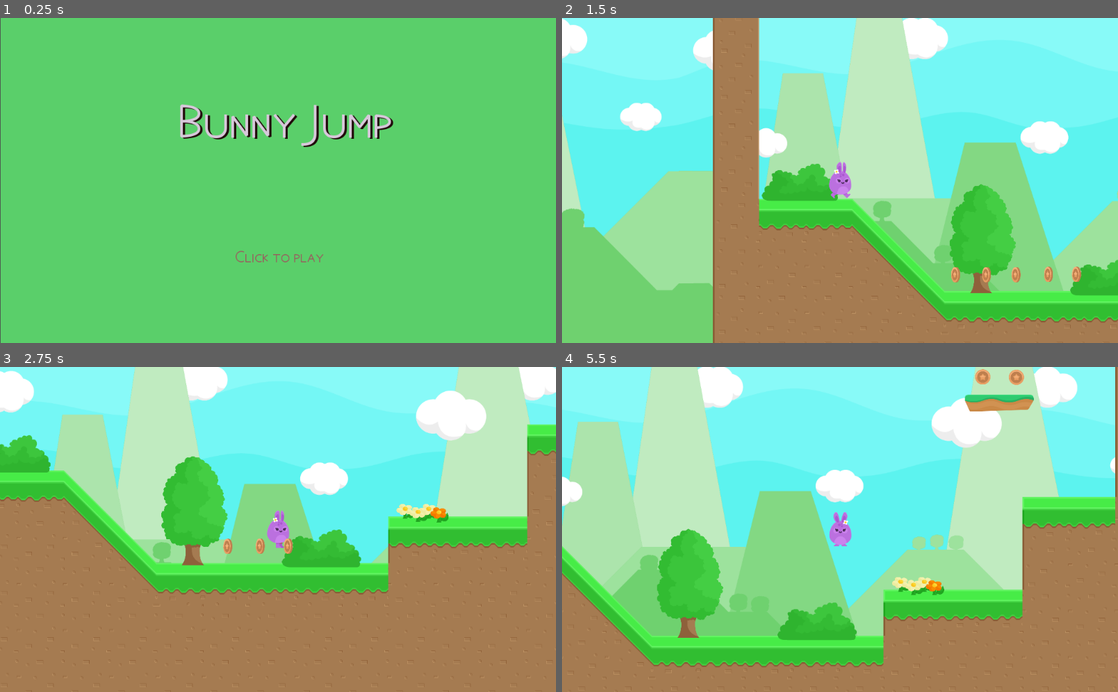
Above: before the commit, frames 1-4 (two rows, left to right).
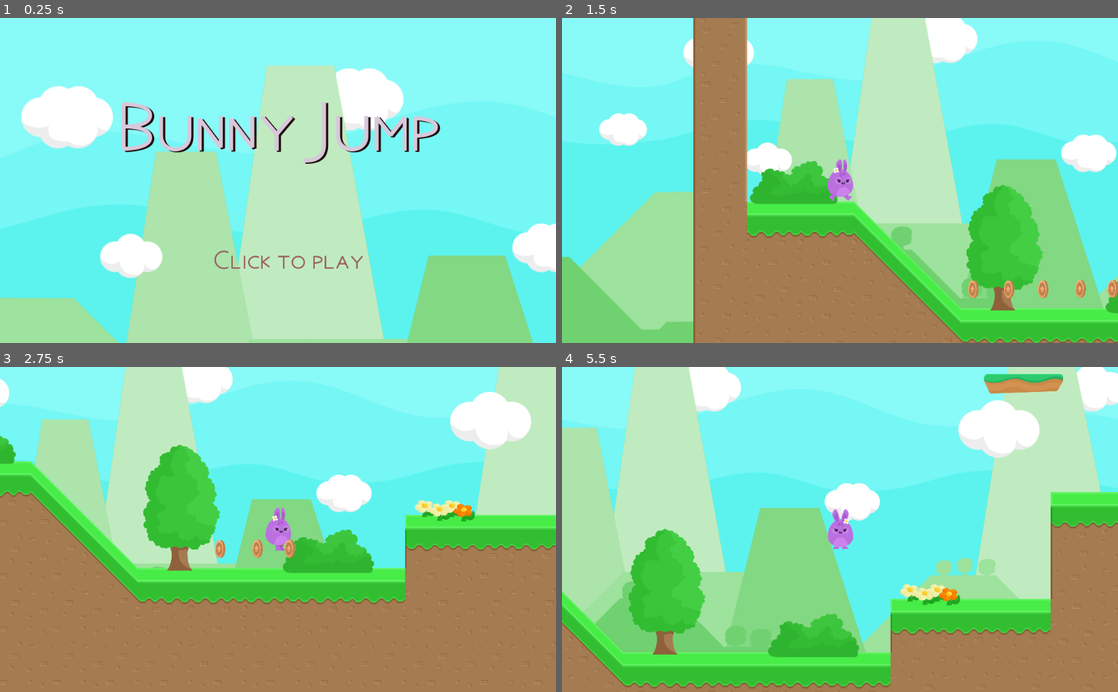
Above: after the commit, the same moments.

Repository: earnznts/Bunny-Jump-midterm
Game: Godot game, scene res://Scenes/ButtonPlay.tscn
The game is run twice, just before and just after one commit, with the same random seed, the same clock (stepped at 60 frames per second) and the same inputs.
Inputs:
- Up to frame 1 (0.25 s): no input
- Up to frame 2 (1.5 s): click "Click to play" at 0.5 s; hold D (right) from 1.28 s (still down)
- Up to frame 3 (2.75 s): keep holding D (right); tap W (jump) at 1.52, 2.27 s
- Up to frame 4 (5.5 s): release D (right) at 2.78 s; hold A (left) 2.78-3.53 s; hold D (right) 3.53-5.03 s; tap W (jump) at 3.77, 4.52, 5.27 s; hold A (left) from 5.03 s (still down)

The runs differ from the first frame. In frame 1, 100% of the frame differs, in the area x 0-100%, y 0-100%; in frame 2, 35%; in frame 3, 24%; in frame 4, 36%.

Commit message:
Update MidtermV1.0

Diff:
--- a/Player/Player.gd
+++ b/Player/Player.gd
@@ -8,7 +8,7 @@
 var jump_count = 0 #ค่าจำนวนครั่งการกระโดดเริ่มต้น
 
 func is_dead():
-	if motion.y > 4000:
+	if motion.y > 3800:
 		return true
 	return false
 
--- a/Player/Player.tscn
+++ b/Player/Player.tscn
@@ -40,17 +40,17 @@
 
 [node name="AnimatedSprite" type="AnimatedSprite" parent="."]
 position = Vector2( 2, -2 )
-frames = SubResource( 2 )
+frames = SubResource( 1 )
 animation = "idle"
 frame = 1
 
 [node name="CollisionShape2D" type="CollisionShape2D" parent="."]
 position = Vector2( 0.706024, 1.40254 )
-shape = SubResource( 1 )
+shape = SubResource( 2 )
 
 [node name="Camera2D" type="Camera2D" parent="."]
 current = true
-zoom = Vector2( 1.5, 1.5 )
+zoom = Vector2( 1.3, 1.3 )
 
 [node name="ParallaxBackground" parent="Camera2D" instance=ExtResource( 7 )]
 scroll_base_scale = Vector2( 0.7, 0.1 )
--- a/Scenes/Button.gd
+++ b/Scenes/Button.gd
@@ -11,3 +11,7 @@
 
 func _on_ButtonEnd_pressed():
 	get_tree().change_scene("res://Scenes/ButtonPlay.tscn")
+
+
+func _on_ButtonAgain_pressed():
+	get_tree().change_scene("res://Level/LV1.tscn")
--- a/Scenes/ButtonPlay.tscn
+++ b/Scenes/ButtonPlay.tscn
@@ -1,44 +1,55 @@
-[gd_scene load_steps=5 format=2]
+[gd_scene load_steps=6 format=2]
 
-[ext_resource path="res://Fonts/aegyptus-gardiner/Gardiner.ttf" type="DynamicFontData" id=1]
-[ext_resource path="res://Scenes/Button.gd" type="Script" id=2]
+[ext_resource path="res://Scenes/ParallaxBackground.tscn" type="PackedScene" id=1]
+[ext_resource path="res://Fonts/aegyptus-gardiner/Gardiner.ttf" type="DynamicFontData" id=2]
+[ext_resource path="res://Scenes/Button.gd" type="Script" id=3]
 
 [sub_resource type="DynamicFont" id=1]
-size = 30
-font_data = ExtResource( 1 )
+size = 50
+font_data = ExtResource( 2 )
 
 [sub_resource type="DynamicFont" id=2]
-size = 90
-font_data = ExtResource( 1 )
+size = 135
+font_data = ExtResource( 2 )
 
 [node name="Node2D" type="Node2D"]
 
-[node name="ColorRect" type="ColorRect" parent="."]
+[node name="ParallaxBackground" parent="." instance=ExtResource( 1 )]
+
+[node name="ColorRect" type="ColorRect" parent="ParallaxBackground"]
+visible = false
 margin_left = 1.0
 margin_top = -2.0
 margin_right = 1025.0
 margin_bottom = 600.0
+grow_horizontal = 0
+grow_vertical = 0
 color = Color( 0.356863, 0.815686, 0.419608, 1 )
 
-[node name="Sprite" type="Sprite" parent="ColorRect"]
+[node name="Sprite" type="Sprite" parent="ParallaxBackground"]
+position = Vector2( 1, -2 )
 
-[node name="Button" type="Button" parent="ColorRect/Sprite"]
-margin_left = 425.083
-margin_top = 408.892
-margin_right = 602.083
-margin_bottom = 480.892
+[node name="Button" type="Button" parent="ParallaxBackground"]
+margin_left = 386.346
+margin_top = 412.548
+margin_right = 677.346
+margin_bottom = 484.548
 custom_fonts/font = SubResource( 1 )
 custom_colors/font_color = Color( 0.603922, 0.372549, 0.372549, 1 )
 custom_colors/font_color_hover = Color( 0, 0, 0, 1 )
 text = "Click to play"
 flat = true
-script = ExtResource( 2 )
+script = ExtResource( 3 )
 
-[node name="Label" type="Label" parent="ColorRect"]
-margin_left = 325.806
-margin_top = 152.06
-margin_right = 675.806
-margin_bottom = 233.06
+[node name="Label" type="Label" parent="ParallaxBackground"]
+anchor_left = 0.5
+anchor_top = 0.5
+anchor_right = 0.5
+anchor_bottom = 0.5
+margin_left = -295.087
+margin_top = -161.132
+margin_right = 299.913
+margin_bottom = -25.1318
 custom_fonts/font = SubResource( 2 )
 custom_colors/font_color = Color( 0.85098, 0.788235, 0.862745, 1 )
 custom_colors/font_color_shadow = Color( 0.12549, 0.0392157, 0.0392157, 1 )
@@ -46,4 +57,4 @@
 custom_constants/line_spacing = 0
 custom_constants/shadow_offset_y = 2
 text = "Bunny Jump"
-[connection signal="pressed" from="ColorRect/Sprite/Button" to="ColorRect/Sprite/Button" method="_on_Button_pressed"]
+[connection signal="pressed" from="ParallaxBackground/Button" to="ParallaxBackground/Button" method="_on_Button_pressed"]
--- a/Scenes/Endscene.tscn
+++ b/Scenes/Endscene.tscn
@@ -1,30 +1,28 @@
-[gd_scene load_steps=5 format=2]
+[gd_scene load_steps=6 format=2]
 
-[ext_resource path="res://Fonts/aegyptus-gardiner/Gardiner.ttf" type="DynamicFontData" id=1]
-[ext_resource path="res://Scenes/Button.gd" type="Script" id=2]
+[ext_resource path="res://Scenes/ParallaxBackground.tscn" type="PackedScene" id=1]
+[ext_resource path="res://Fonts/aegyptus-gardiner/Gardiner.ttf" type="DynamicFontData" id=2]
+[ext_resource path="res://Scenes/Button.gd" type="Script" id=3]
 
 [sub_resource type="DynamicFont" id=1]
 size = 40
-font_data = ExtResource( 1 )
+font_data = ExtResource( 2 )
 
 [sub_resource type="DynamicFont" id=2]
 size = 150
-font_data = ExtResource( 1 )
+font_data = ExtResource( 2 )
 
 [node name="Node2D" type="Node2D"]
 
-[node name="ColorRect" type="ColorRect" parent="."]
-margin_right = 1025.0
-margin_bottom = 599.0
-color = Color( 0.443137, 0.72549, 0.588235, 1 )
+[node name="ParallaxBackground" parent="." instance=ExtResource( 1 )]
 
-[node name="Sprite" type="Sprite" parent="ColorRect"]
+[node name="Sprite" type="Sprite" parent="ParallaxBackground"]
 
-[node name="ButtonEnd" type="Button" parent="ColorRect/Sprite"]
-margin_left = 478.406
-margin_top = 409.78
-margin_right = 569.406
-margin_bottom = 457.78
+[node name="ButtonEnd" type="Button" parent="ParallaxBackground"]
+margin_left = 599.479
+margin_top = 428.825
+margin_right = 690.479
+margin_bottom = 476.825
 custom_fonts/font = SubResource( 1 )
 custom_colors/font_color = Color( 0.482353, 0.282353, 0.282353, 1 )
 custom_colors/font_color_hover = Color( 0.462745, 0.0941176, 0.0941176, 1 )
@@ -32,17 +30,38 @@
 custom_constants/hseparation = 0
 text = "home"
 flat = true
-script = ExtResource( 2 )
+script = ExtResource( 3 )
 
-[node name="Label" type="Label" parent="ColorRect"]
-margin_left = 410.492
-margin_top = 130.043
-margin_right = 689.492
-margin_bottom = 281.043
+[node name="ButtonAgain" type="Button" parent="ParallaxBackground"]
+margin_left = 320.603
+margin_top = 430.186
+margin_right = 422.603
+margin_bottom = 478.185
+custom_fonts/font = SubResource( 1 )
+custom_colors/font_color = Color( 0.482353, 0.282353, 0.282353, 1 )
+custom_colors/font_color_hover = Color( 0.462745, 0.0941176, 0.0941176, 1 )
+custom_colors/font_color_pressed = Color( 0, 0, 0, 1 )
+custom_constants/hseparation = 0
+text = "again"
+flat = true
+script = ExtResource( 3 )
+
+[node name="Label" type="Label" parent="ParallaxBackground"]
+margin_left = 395.528
+margin_top = 82.4299
+margin_right = 674.528
+margin_bottom = 233.43
 custom_fonts/font = SubResource( 2 )
 custom_colors/font_color = Color( 0.913725, 0.647059, 0.647059, 1 )
 custom_colors/font_color_shadow = Color( 0, 0, 0, 1 )
 custom_constants/shadow_offset_x = 5
 custom_constants/shadow_offset_y = 3
 text = "End"
-[connection signal="pressed" from="ColorRect/Sprite/ButtonEnd" to="ColorRect/Sprite/ButtonEnd" method="_on_ButtonEnd_pressed"]
+
+[node name="ColorRect" type="ColorRect" parent="."]
+visible = false
+margin_right = 1025.0
+margin_bottom = 599.0
+color = Color( 0.443137, 0.72549, 0.588235, 1 )
+[connection signal="pressed" from="ParallaxBackground/ButtonEnd" to="ParallaxBackground/ButtonEnd" method="_on_ButtonEnd_pressed"]
+[connection signal="pressed" from="ParallaxBackground/ButtonAgain" to="ParallaxBackground/ButtonAgain" method="_on_ButtonAgain_pressed"]
--- a/Scenes/ParallaxBackground.tscn
+++ b/Scenes/ParallaxBackground.tscn
@@ -1,6 +1,7 @@
 [gd_scene load_steps=2 format=2]
 
-[ext_resource path="res://GFX/Background/Background.png" type="Texture" id=1]
+[ext_resource path="res://GFX/Background.png" type="Texture" id=1]
+
 
 [node name="ParallaxBackground" type="ParallaxBackground"]
 
Renamed: GFX/Background/Background.png -> GFX/Background.png
Not shown, changed: GFX/Background.png.import
Not shown: 2 places in Player/Player.tscn that only renumber resources
Not shown, added: export_presets.cfg
